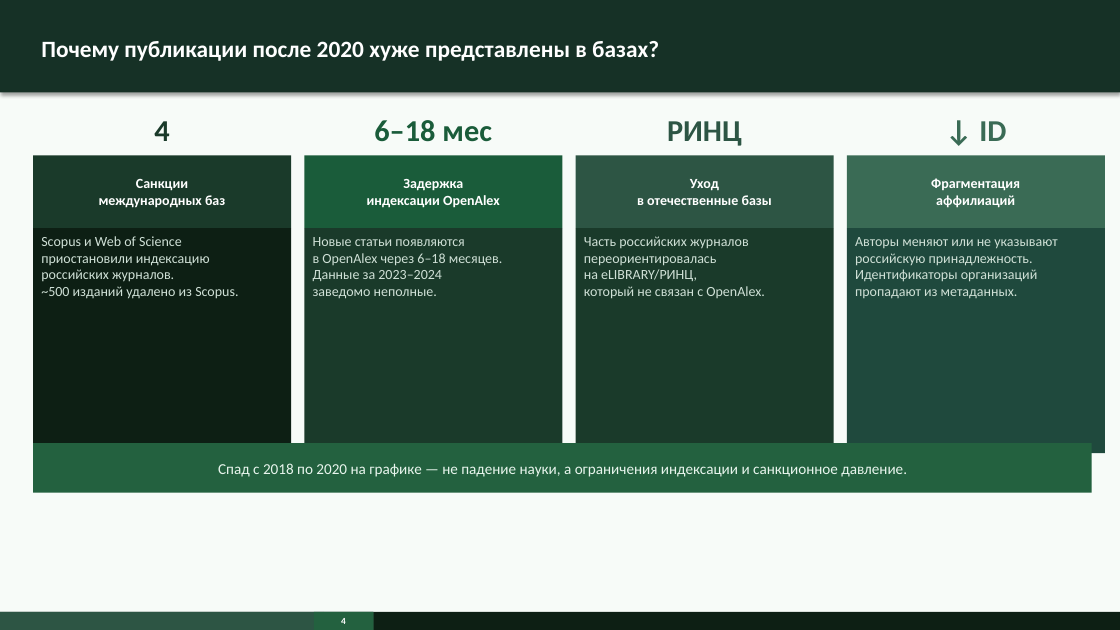
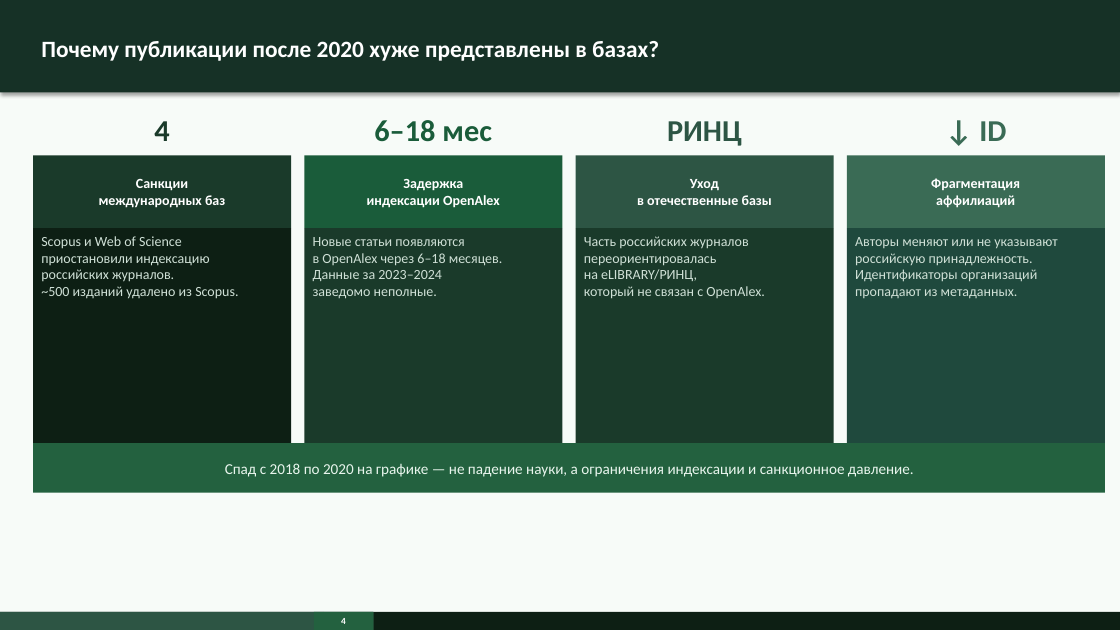
Before and after one commit to surnova2703/muiv3year, a slide deck: slide 4 of docs/Визуализация науки на основе метаданных публикаций и журналов.pptx. Drawn at 1120x630 pixels with LibreOffice and Linux fonts; fonts in the diff are those of the drawing. Boxes give left, top, right and bottom in pixels: in the first picture for what was removed or moved away, otherwise in the second. Text is boxed around its words. In the diff, an @@ line names an element or a change of style, - is before the commit and + after.

```diff
--- a/docs/Визуализация науки на основе метаданных публикаций и журналов.pptx
+++ b/docs/Визуализация науки на основе метаданных публикаций и журналов.pptx
@@ rectangle "Спад с 2018 по 2020 ...": place and size @@
-rectangle "Спад с 2018 по 2020 ..." at (33, 444, 1091, 493)
+rectangle "Спад с 2018 по 2020 ..." at (33, 444, 1105, 493)
```
Also in this commit, not shown: 11 other slides changed.
